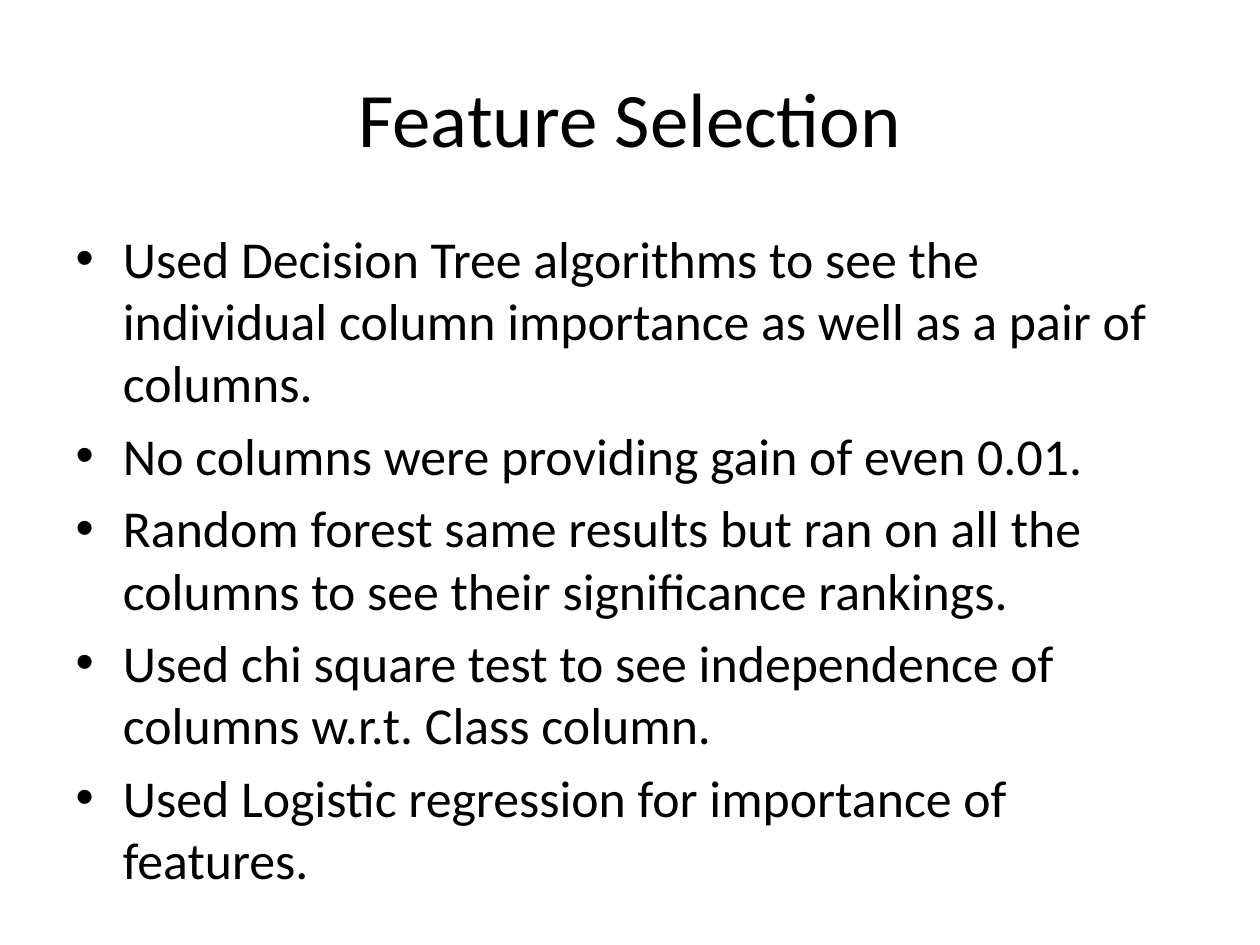
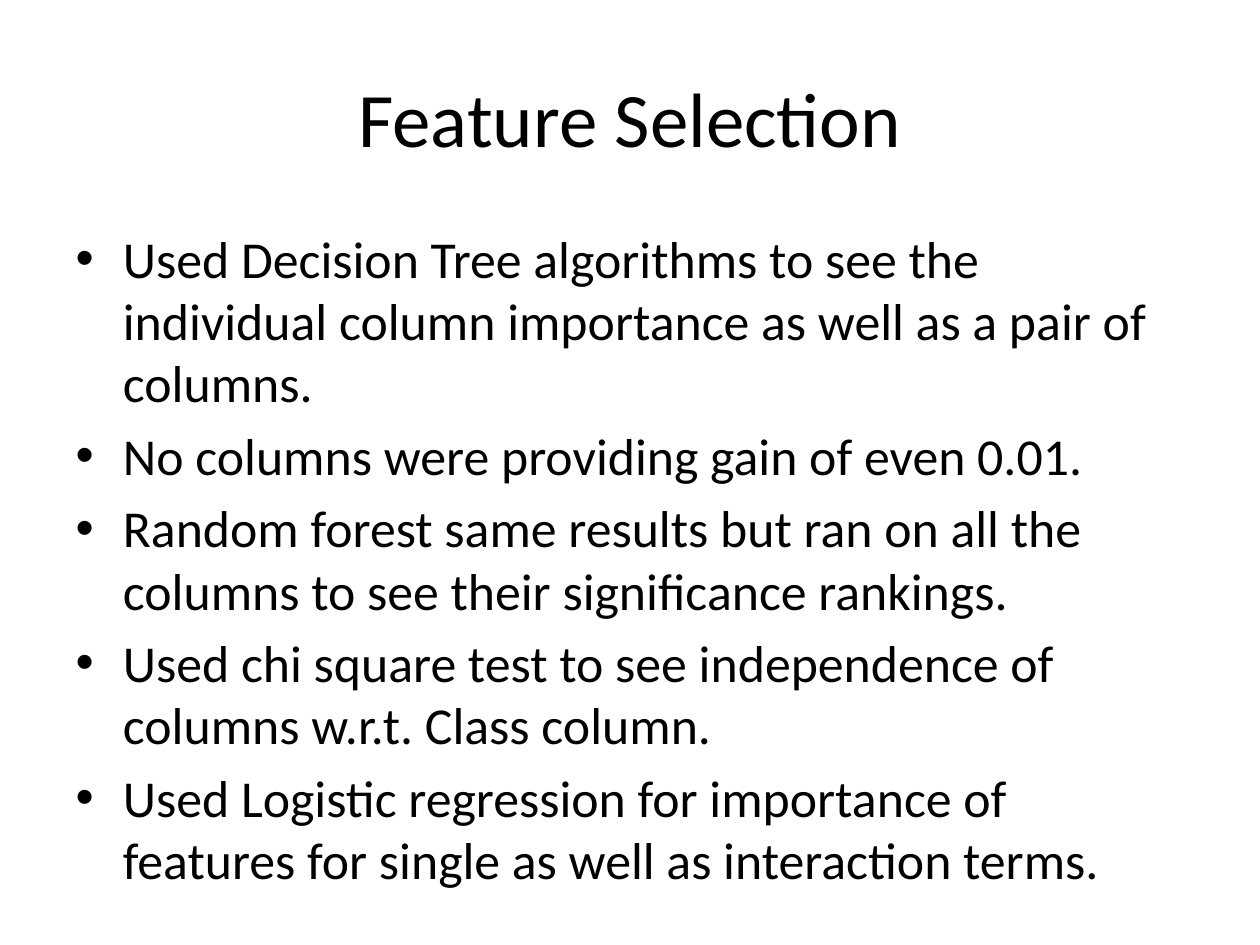
Before and after one commit to darshanmeel/LV, a slide deck: slide 9 of R/LV_presentation.pptx. Drawn at 1260x945 pixels with LibreOffice and Linux fonts; fonts in the diff are those of the drawing. Boxes give left, top, right and bottom in pixels: in the first picture for what was removed or moved away, otherwise in the second. Text is boxed around its words. In the diff, an @@ line names an element or a change of style, - is before the commit and + after.

```diff
--- a/R/LV_presentation.pptx
+++ b/R/LV_presentation.pptx
@@ text at (123, 781, 1098, 888): text changed @@
-• Used Logistic regression for importance of features.
+• Used Logistic regression for importance of features for single as well as interaction terms.
```
Also in this commit, not shown: 4 other slides changed, 1 other file.
